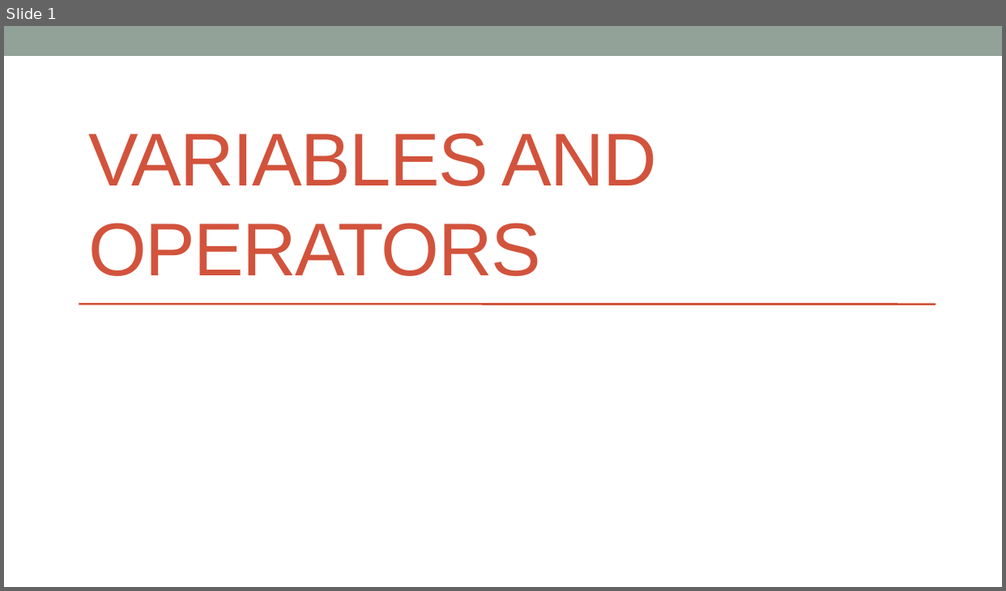
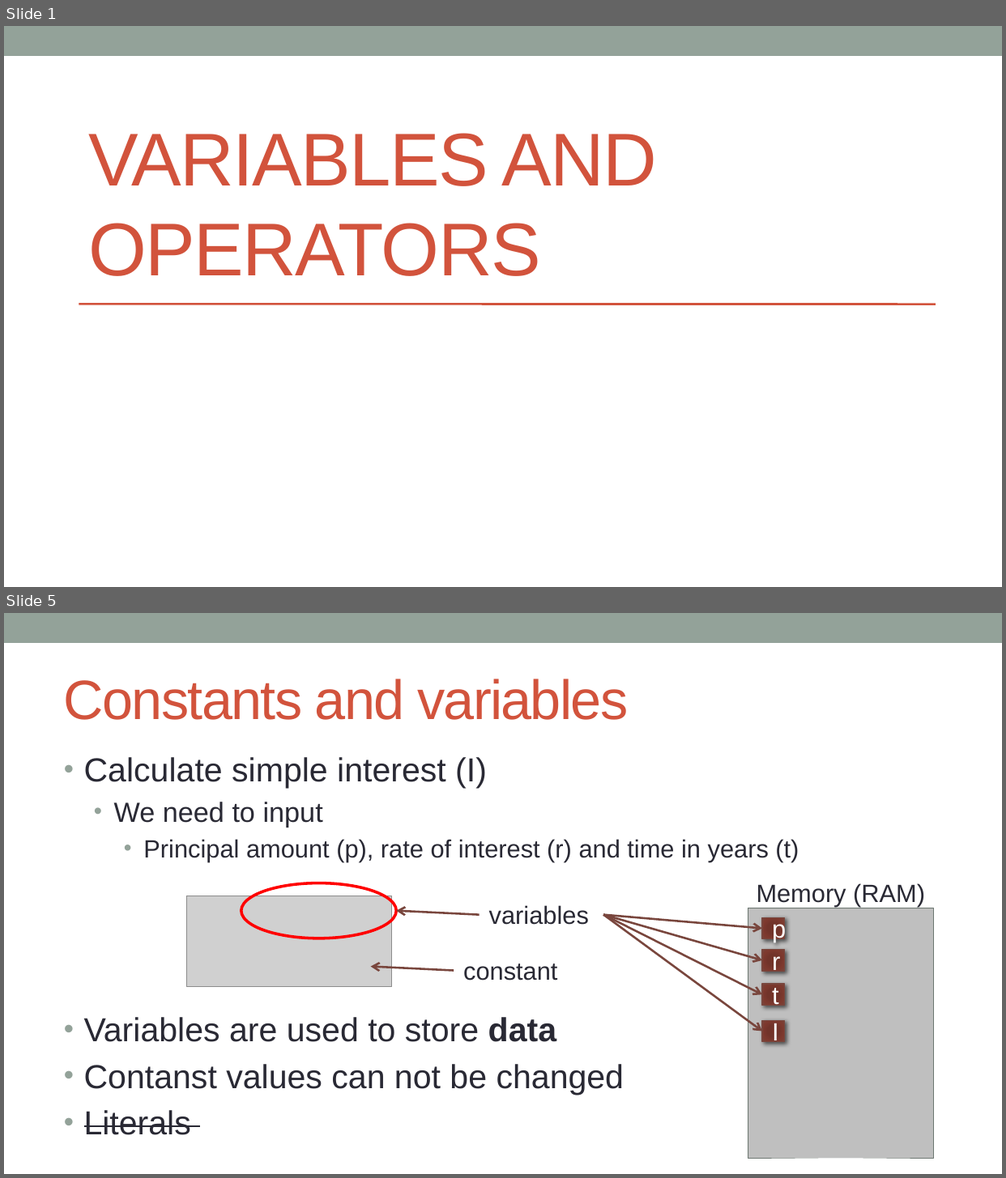
Before and after one commit to kanhu-pcr-code/bioinfo-PERL-course, a slide deck: PPTs/Variables and operators.pptx. Shown one above the other, each under a label of ours: slide 1 before the commit, slides 1 and 5 after it; the slides between them are not shown. The pictures are 1006x591 and 1006x1178 pixels, drawn with LibreOffice and Linux fonts; fonts in the diff are those of the drawing; grey boxes stand for pictures. Boxes give left, top, right and bottom in pixels: in the first picture for what was removed or moved away, otherwise in the second. Text is boxed around its words. In the diff, an @@ line names an element or a change of style, - is before the commit and + after.

```diff
--- a/PPTs/Variables and operators.pptx
+++ b/PPTs/Variables and operators.pptx
@@ slide 5 added at (4,613,1002,1174), background #FFFFFF; not listed: 1 template element that a slide beside it also shows @@
@@ title added at (64,679,628,720), 40 pt, text #D2533C @@
+Constants and variables
@@ text added at (84,757,799,1135), 24 pt, text #292934 @@
+• Calculate simple interest (I)
+  • We need to input
+    • Principal amount (p), rate of interest (r) and time in years (t)
+• Variables are used to store data
+• Contanst values can not be changed
+• Literals
@@ picture added at (186,897,391,987) @@
@@ ellipse added at (241,884,396,939), outline #FF0000 2.08 pt @@
@@ text added at (756,884,925,906), 18 pt, text #292934 @@
+Memory (RAM)
@@ arrow added from (479, 915) to (396, 910), #79463D 1.5 pt @@
@@ text added at (489,905,589,925), 18 pt, text #292934 @@
+variables
@@ arrow added from (603, 915) to (762, 928), #79463D 1.5 pt @@
@@ arrow added from (603, 915) to (762, 960), #79463D 1.5 pt @@
@@ arrow added from (603, 915) to (762, 995), #79463D 1.5 pt @@
@@ arrow added from (603, 915) to (762, 1031), #79463D 1.5 pt @@
@@ rectangle added at (748,907,933,1158), fill #BFBFBF, outline #6D7871 0.25 pt @@
@@ rectangle added at (762,918,784,939), fill gradient #743327 to #72352A to #7F3B2F to #79463D, outline #79463D 0.75 pt, 18 pt, text #FFFFFF @@
+p
@@ rectangle added at (762,949,784,971), fill gradient #743327 to #72352A to #7F3B2F to #79463D, outline #79463D 0.75 pt, 18 pt, text #FFFFFF @@
+r
@@ arrow added from (454, 970) to (370, 966), #79463D 1.5 pt @@
@@ text added at (463,964,557,981), 18 pt, text #292934 @@
+constant
@@ rectangle added at (762,984,784,1006), fill gradient #743327 to #72352A to #7F3B2F to #79463D, outline #79463D 0.75 pt, 18 pt, text #FFFFFF @@
+t
@@ rectangle added at (762,1020,784,1042), fill gradient #743327 to #72352A to #7F3B2F to #79463D, outline #79463D 0.75 pt, 18 pt, text #FFFFFF @@
+I
```
Also in this commit, not shown: 1 slide changed, 6 other slides added, 8 other files.
